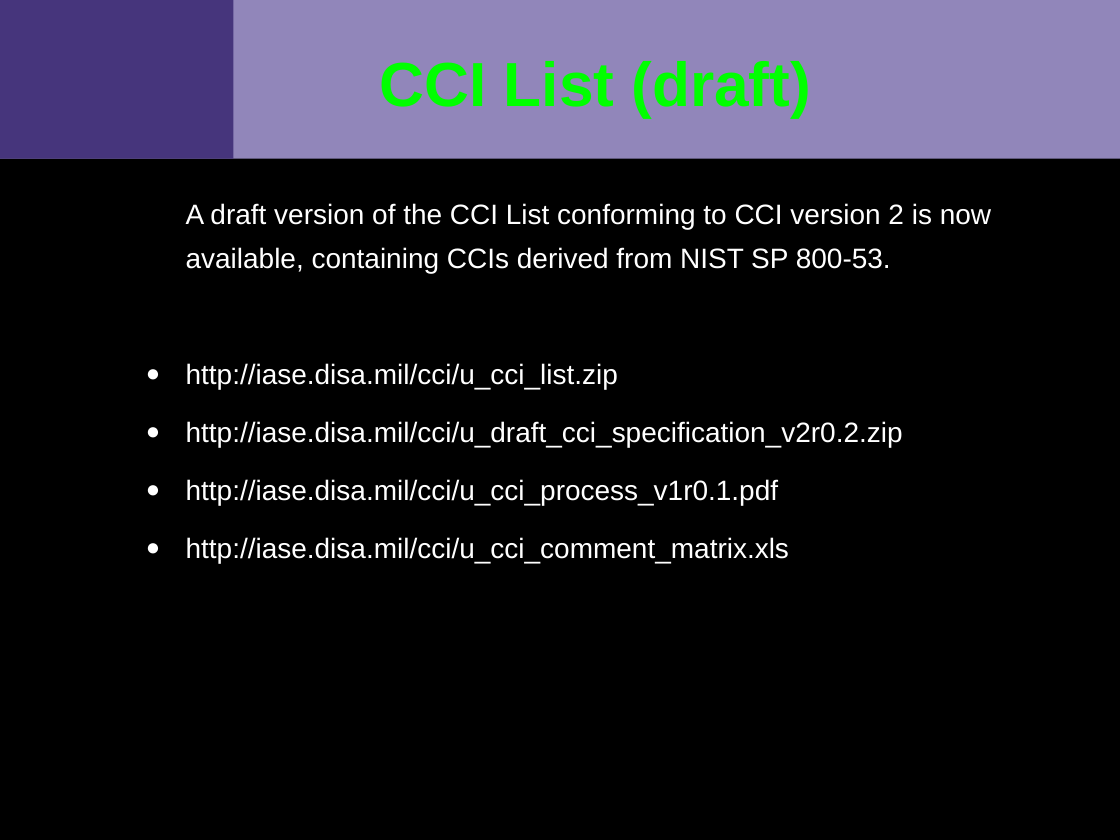
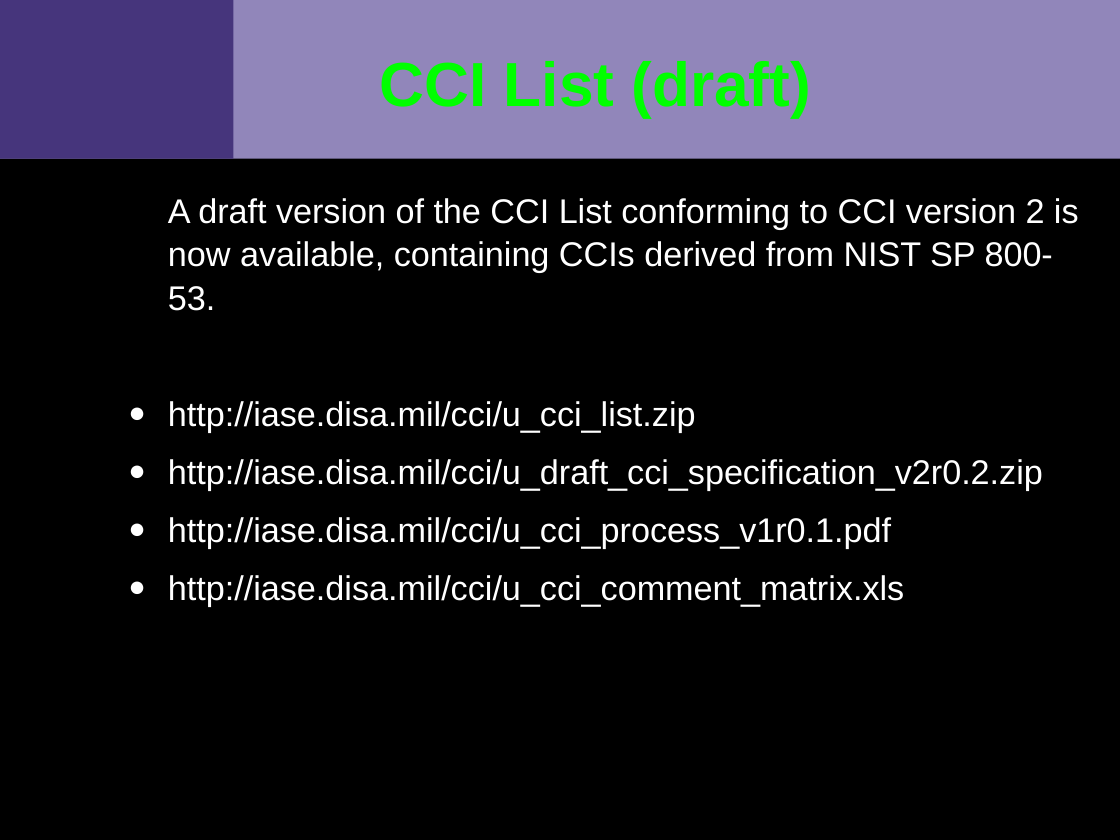
Before and after one commit to VCTLabs/elc2015-presentations, a slide deck: slide 9 of security_IoT/security_assessment_slides.odp. Drawn at 1120x840 pixels with LibreOffice and Linux fonts; fonts in the diff are those of the drawing; background and template pictures are left out. Boxes give left, top, right and bottom in pixels: in the first picture for what was removed or moved away, otherwise in the second. Text is boxed around its words. In the diff, an @@ line names an element or a change of style, - is before the commit and + after.

```diff
--- a/security_IoT/security_assessment_slides.odp
+++ b/security_IoT/security_assessment_slides.odp
@@ text "A draft version of the ...": place and size @@
-text "A draft version of the ..." at [186,203,991,563]
+text "A draft version of the ..." at [168,198,1079,606]
@@ text "A draft version of the ..." at [168,198,1079,606]: size 18 to 22 pt @@
```
Also in this commit, not shown: 7 other slides changed, 4 slides added, 2 other files.
